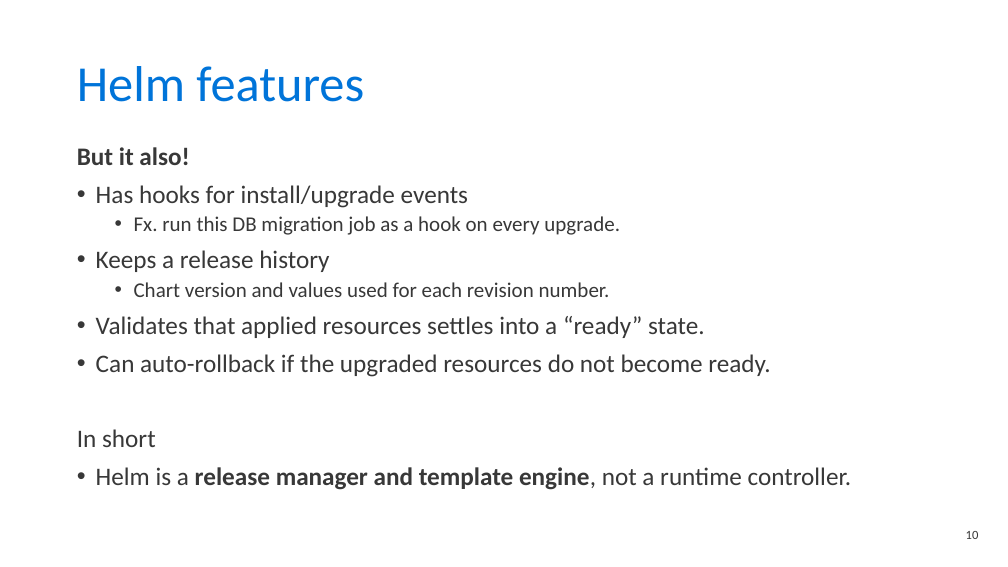
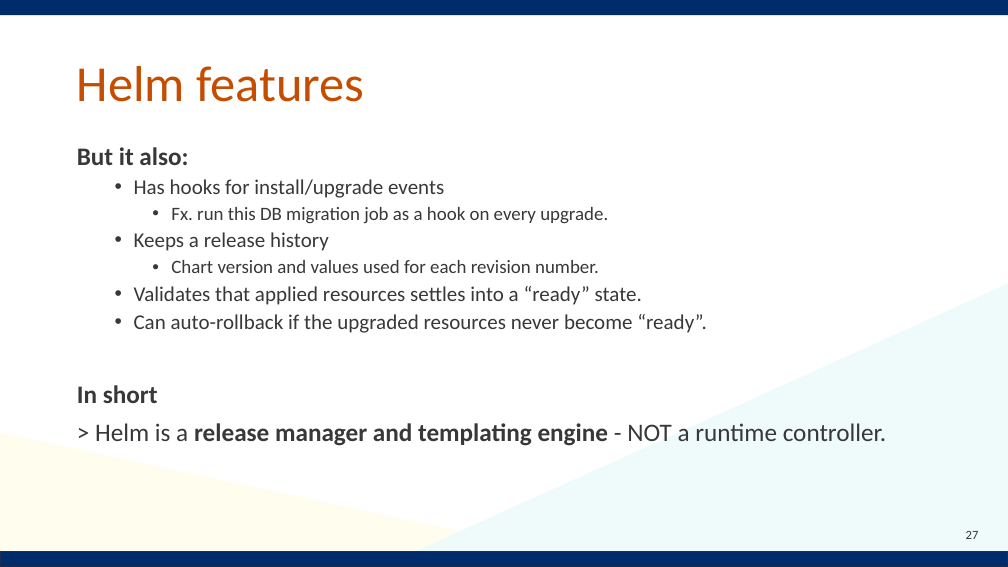
Before and after one commit to Notalib/workshop-helm-charts, a slide deck: slide 27 of Kubernetes_workshop_helm_chart.pptx (slide 10 before the commit). Drawn at 1008x567 pixels with LibreOffice and Linux fonts; fonts in the diff are those of the drawing; background and template pictures are left out. Boxes give left, top, right and bottom in pixels: in the first picture for what was removed or moved away, otherwise in the second. Text is boxed around its words. In the diff, an @@ line names an element or a change of style, - is before the commit and + after.

```diff
--- a/Kubernetes_workshop_helm_chart.pptx
+++ b/Kubernetes_workshop_helm_chart.pptx
@@ rectangle added at (0, 0, 1008, 15), fill #002C6B @@
@@ title "Helm features" at (77, 66, 364, 102): text colour #0074D9 to #C54D02 @@
@@ text at (77, 147, 188, 165): text changed @@
-But it also!
+But it also:
@@ text at (77, 179, 642, 403): size 24 to 20 pt in "Has hooks for install/upgrade events", "Keeps a release history", "Validates that applied resources settles into a ..."; size 20 to 18 pt in "Fx. run this DB migration job as ...", "Chart version and values used for each ..."; bold on in "In short"; list level 1 to 2 in "Has hooks for install/upgrade events"; list level 2 to 3 in "Fx. run this DB migration ..."; list level 1 to 2 in "Keeps a release history"; list level 2 to 3 in "Chart version and values used ..."; list level 1 to 2 in "Validates that applied resources settles ..." @@
@@ right triangle added at (381, 284, 1008, 567), fill #EEFBFA @@
@@ text at (134, 314, 707, 333): text changed; size 24 to 20 pt @@
-• Can auto-rollback if the upgraded resources do not become ready.
+  • Can auto-rollback if the upgraded resources never become “ready”.
@@ right triangle added at (0, 433, 628, 567), fill #FFFDEE @@
@@ text at (95, 423, 887, 446): text changed @@
-• Helm is a release manager and template engine, not a runtime controller.
+> Helm is a release manager and templating engine - NOT a runtime controller.
@@ page number at (966, 531, 979, 539): text changed @@
-10
+27
@@ rectangle added at (0, 552, 1008, 567), fill #002C6B, outline #202D4B 1 pt @@
```
Also in this commit, not shown: 13 other slides changed, 30 slides added, 3 slides removed.
